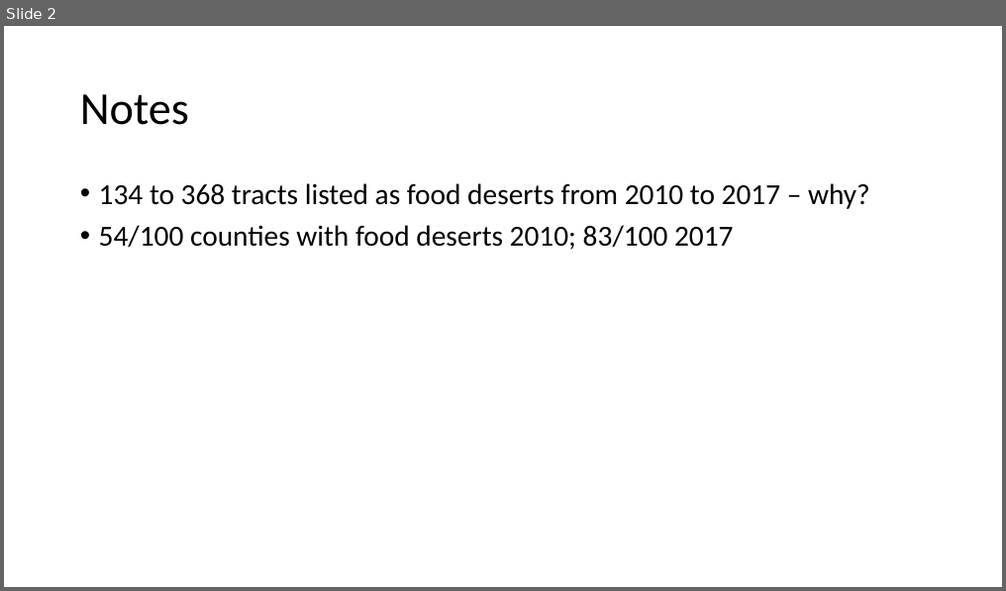
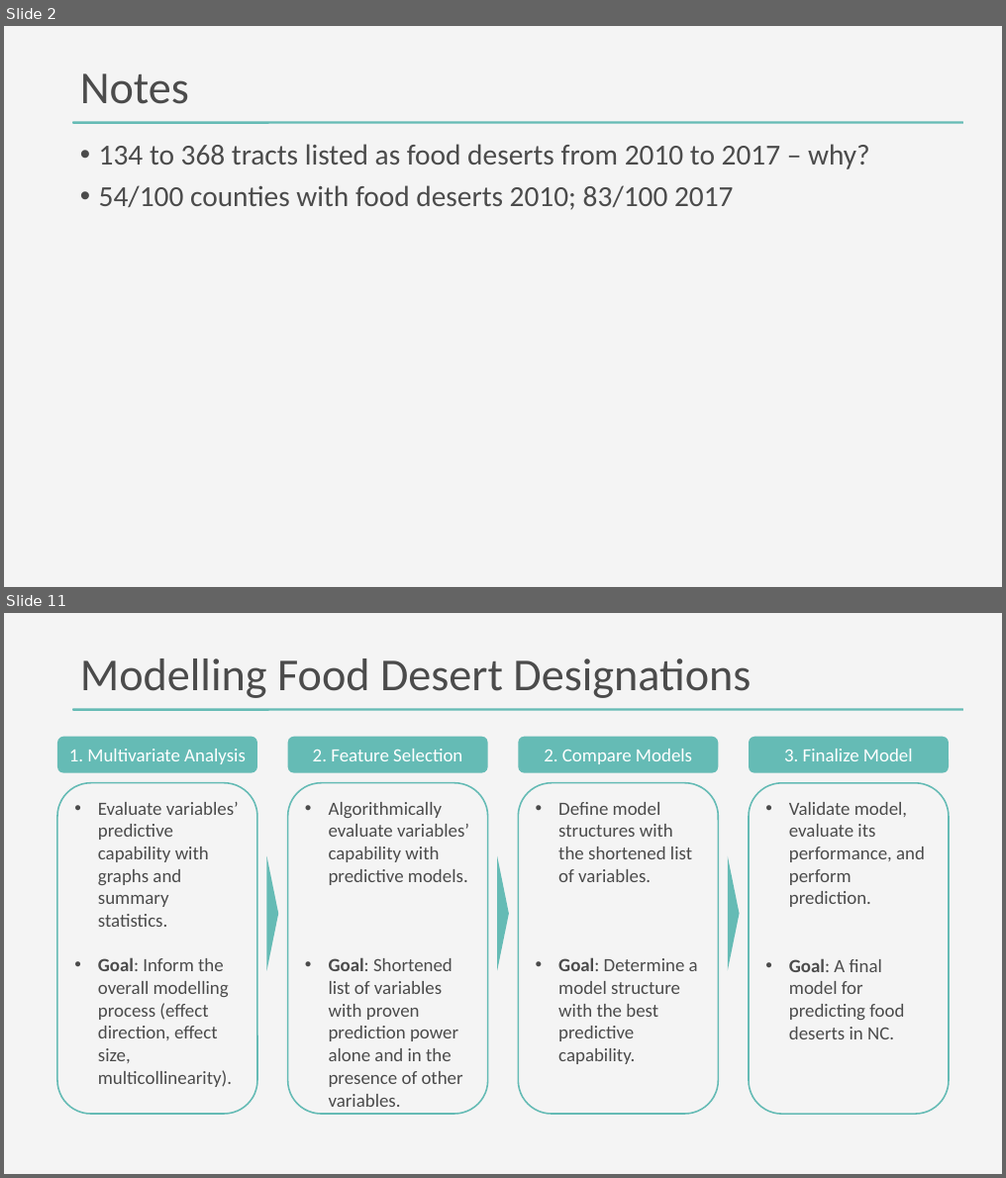
Before and after one commit to DanteHaywood/cfc_ds_screen, a slide deck: doc/2020_11_25_cfc_ds_technical_screen_haywood.pptx. Shown one above the other, each under a label of ours: slide 2 before the commit, slides 2 and 11 after it; the slides between them are not shown. The pictures are 1006x591 and 1006x1178 pixels, drawn with LibreOffice and Linux fonts; fonts in the diff are those of the drawing. Boxes give left, top, right and bottom in pixels: in the first picture for what was removed or moved away, otherwise in the second. Text is boxed around its words. In the diff, an @@ line names an element or a change of style, - is before the commit and + after.

Commit message:
Added multivariate plots to ppt

```diff
--- a/doc/2020_11_25_cfc_ds_technical_screen_haywood.pptx
+++ b/doc/2020_11_25_cfc_ds_technical_screen_haywood.pptx
@@ slide 11 added at [4, 613, 1002, 1174], background #F4F4F4; not listed: 1 template element that a slide beside it also shows @@
@@ title added at [80, 659, 750, 698], 44 pt, text #4B4B4B @@
+Modelling Food Desert Designations
@@ group added at [57, 737, 948, 1114]: 8 rounded rectangles, 3 triangles @@
+1. Multivariate Analysis
+• Evaluate variables’ predictive capability with graphs and summary statistics.
+• Goal: Inform the overall modelling process (effect direction, effect size, multicollinearity).
+2. Feature Selection
+• Algorithmically evaluate variables’ capability with predictive models.
+• Goal: Shortened list of variables with proven prediction power alone and in the presence of other variables.
+2. Compare Models
+• Define model structures with the shortened list of variables.
+• Goal: Determine a model structure with the best predictive capability.
+3. Finalize Model
+• Validate model, evaluate its performance, and perform prediction.
+• Goal: A final model for predicting food deserts in NC.
@@ slide 2 changed as well @@
@@ background #FFFFFF to #F4F4F4 @@
@@ title "Notes" at [80, 74, 189, 104]: text colour #000000 to #4B4B4B @@
@@ text "134 to 368 tracts listed ...": place and size @@
-text "134 to 368 tracts listed ..." at [99, 183, 870, 250]
+text "134 to 368 tracts listed ..." at [99, 144, 870, 210]
@@ text "134 to 368 tracts listed ..." at [99, 144, 870, 210]: text colour #000000 to #4B4B4B @@
@@ rounded rectangle added at [73, 122, 963, 124], fill #65BBB5 @@
```
Also in this commit, not shown: 1 other slide changed, 20 other slides added, 7 other files.
